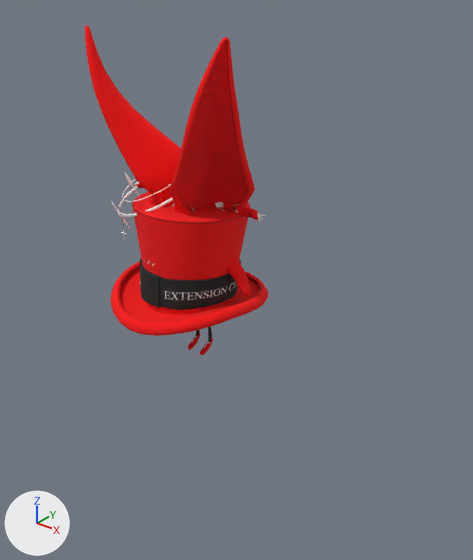
The glTF model docs/model/outfits/bunny.glb: old version first, new version second.
Camera for both pictures: a 50 mm lens placed at (6.45, -6.92, 4.89), pointed at (0.48, 0.55, 0.26). The lights are fixed; the arrows at lower left show +X, +Y and +Z. The picture after the commit comes second. Vertices at exactly the same position are counted once.

The first picture shows 'mesh_Attachable_sleeves_bunny', 'mesh_Bunny_Ear_bunny', 'mesh_Halo_bunny', 'mesh_Head_Item_Base_bunny', 'mesh_HighHeel_(Use_HighHeel_Shapekey)_bunny', 'mesh_Mini_Silk_Hat_bunny', 'mesh_Tights_bunny' and 1 more.
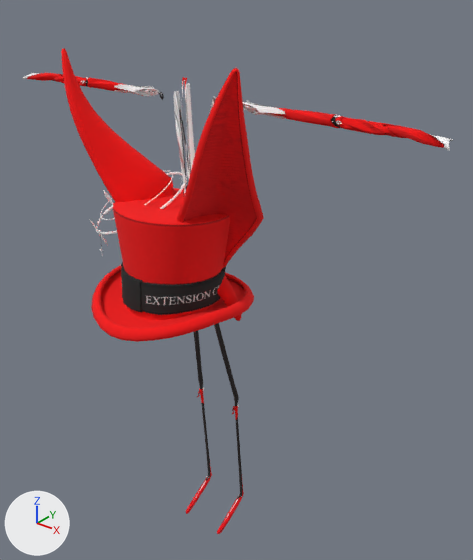
Location of each change, (x1, y1, x2, y2) in pixels of the pictures (473 x 560 px; the box of a moved part takes in the faces that stretch with it):
'mesh_Bunny_Ear_bunny', reshaped: before (85, 26, 255, 211); after (61, 48, 264, 268)
'mesh_Mini_Silk_Hat_bunny', moved: before (111, 192, 268, 336); after (91, 188, 254, 342)
'mesh_Attachable_sleeves_bunny', reshaped (227% wider, 98% taller): before (134, 182, 265, 221); after (22, 73, 453, 151)
'mesh_Tights_bunny', reshaped: before (195, 326, 212, 343); after (189, 323, 243, 531)
'mesh_Head_Item_Base_bunny', moved: before (226, 258, 250, 297); after (217, 275, 241, 321)
'mesh_Halo_bunny', moved: before (111, 172, 173, 234); after (90, 171, 187, 251)
'mesh_Shoulder_Frill_bunny', reshaped (not visible before): after (174, 91, 217, 193)
'mesh_HighHeel_(Use_HighHeel_Shapekey)_bunny', reshaped (127% wider, 165% taller): before (188, 330, 213, 355); after (186, 466, 244, 534)
'mesh_Detachable_collar_bunny', reshaped (not visible before): after (185, 83, 195, 177)
'mesh_Choker_Ribbon_bunny', reshaped (not visible before): after (181, 77, 187, 167)
part 1 of me_attachable_sleeves, deleted: before (134, 182, 265, 221)
part 2 of me_attachable_sleeves, added: after (22, 73, 161, 96)
part 3 of me_attachable_sleeves, added (red): after (243, 100, 453, 151)
part 9 of me_bunny_ear, moved or reshaped: before (85, 26, 181, 206); after (61, 48, 174, 202)
part 10 of me_bunny_ear, moved or reshaped: before (169, 37, 255, 211); after (177, 68, 264, 268)

Diff of the bpy script that builds the scene:
```diff
--- a/docs/model/outfits/bunny.glb.py
+++ b/docs/model/outfits/bunny.glb.py
@@ me_attachable_sleeves @@
-me_attachable_sleeves.from_pydata(...)  # 25246 vertices, 48578 faces; spans x -1.27..1.27, y 0.06..0.25, z 1.57..1.73
+me_attachable_sleeves.from_pydata(...)  # 30210 vertices, 48625 faces; spans x -3.88..3.88, y -0.01..0.3, z 3.04..3.21
+# me_attachable_sleeves part 1: 72 loose pieces with 24960 vertices, spanning x -1.27..1.27, y 0.06..0.25, z 1.57..1.73, are deleted
+# me_attachable_sleeves part 2: 15106 vertices added at x -3.88..-0.65, y -0.01..0.3, z 3.04..3.21
+# me_attachable_sleeves part 3: 14818 vertices added at x 0.65..3.88, y -0.01..0.3, z 3.04..3.21
+# other edits to the shape of me_attachable_sleeves do not show in these pictures
 me_attachable_sleeves.materials.append(mat_2)
@@ me_choker_ribbon @@
-me_choker_ribbon.from_pydata(...)  # 2484 vertices, 4132 faces; spans x -0.061..0.061, y -0.071..0.085, z 1.21..1.777
+me_choker_ribbon.from_pydata(...)  # 2929 vertices, 4132 faces; spans x -0.062..0.062, y -0.104..0.007, z 1.89..3.449
+# me_choker_ribbon part 4: 2484 vertices removed from x -0.061..0.061, y -0.071..0.085, z 1.21..1.777; 2929 vertices added at x -0.062..0.062, y -0.104..0.007, z 1.89..3.449
 me_choker_ribbon.materials.append(mat_1)
@@ me_detachable_collar @@
-me_detachable_collar.from_pydata(...)  # 1408 vertices, 2700 faces; spans x -0.047..0.047, y 0.056..0.159, z 1.457..1.778
+me_detachable_collar.from_pydata(...)  # 1639 vertices, 2700 faces; spans x -0.064..0.064, y 0.008..0.141, z 1.459..3.358
+# me_detachable_collar part 5: 1408 vertices removed from x -0.047..0.047, y 0.056..0.159, z 1.457..1.778; 1639 vertices added at x -0.064..0.064, y 0.008..0.141, z 1.459..3.358
 me_detachable_collar.materials.append(mat_1)
@@ me_highheel__use_highheel_shapekey @@
-me_highheel__use_highheel_shapekey.from_pydata(...)  # 3912 vertices, 7184 faces; spans x -0.186..0.186, y 0.002..0.313, z -1.036..-0.647
+me_highheel__use_highheel_shapekey.from_pydata(...)  # 3912 vertices, 7184 faces; spans x -0.46..0.46, y 0.048..0.838, z -4.985..-3.699
+# me_highheel__use_highheel_shapekey part 6: 3624 of 3912 vertices moved; they spanned x -0.186..0.186, y 0.002..0.313, z -1.036..-0.647 and now span x -0.46..0.46, y 0.048..0.838, z -4.985..-3.699; mean shift (0.0, 0.442, -3.695); largest move (-0.137, 0.005, -0.992) -> (-0.41, 0.051, -4.941)
+# other edits to the shape of me_highheel__use_highheel_shapekey do not show in these pictures
 me_highheel__use_highheel_shapekey.materials.append(mat_highheel)
@@ me_shoulder_frill @@
-me_shoulder_frill.from_pydata(...)  # 3212 vertices, 5714 faces; spans x -0.188..0.188, y 0.038..0.238, z 1.386..1.727
+me_shoulder_frill.from_pydata(...)  # 3772 vertices, 5714 faces; spans x -0.395..0.395, y 0.041..0.275, z 1.508..3.2
+# me_shoulder_frill part 7: 3212 vertices removed from x -0.188..0.188, y 0.038..0.238, z 1.386..1.727; 3772 vertices added at x -0.395..0.395, y 0.041..0.275, z 1.508..3.2
 me_shoulder_frill.materials.append(mat_harness_belt)
@@ me_tights @@
-me_tights.from_pydata(...)  # 3243 vertices, 6450 faces; spans x -0.21..0.21, y 0.01..0.31, z -1.01..1.07
+me_tights.from_pydata(...)  # 3246 vertices, 6450 faces; spans x -0.46..0.46, y 0.02..0.83, z -4.95..1.08
+# me_tights part 8: 353 vertices moved from x -0.17..0.17, y 0.02..0.22, z 0.07..1.07 to x -0.37..0.37, y 0.03..0.46, z -1.43..1.08; 1617 vertices removed from x -0.19..0.19, y 0.01..0.31, z -1.01..1.07; 1620 vertices added at x -0.46..0.46, y 0.02..0.83, z -4.95..1.08
 me_tights.materials.append(mat_shinra_tights_black)
@@ me_bunny_ear @@
-me_bunny_ear.from_pydata(...)  # 1730 vertices, 3452 faces; spans x -1.3..1.29, y -0.84..0.36, z 0.76..4.1
+me_bunny_ear.from_pydata(...)  # 1730 vertices, 3452 faces; spans x -1.63..1.6, y -1.03..0.17, z 0.46..3.79
+# me_bunny_ear part 9: the loose piece of 865 vertices spanning x -1.3..-0.03, y -0.84..0.36, z 0.76..4.1 is moved by (-0.32, -0.19, -0.3)
+# me_bunny_ear part 10: the loose piece of 865 vertices spanning x 0.02..1.29, y -0.84..0.36, z 0.76..4.1 is moved by (0.3, -0.19, -0.3)
 me_bunny_ear.materials.append(mat_item)
@@ me_halo @@
-me_halo.from_pydata(...)  # 2614 vertices, 4822 faces; spans x -1.31..0.3, y -0.81..0.71, z 1.07..2.25
+me_halo.from_pydata(...)  # 2614 vertices, 4822 faces; spans x -1.63..-0.03, y -1.0..0.52, z 0.77..1.95
+# me_halo part 11: the whole mesh is moved by (-0.32, -0.19, -0.3)
 me_halo.materials.append(mat_metal)
@@ me_head_item_base @@
-me_head_item_base.from_pydata(...)  # 175 vertices, 288 faces; spans x -1.12..1.11, y -0.13..0.25, z 0.36..1.17
+me_head_item_base.from_pydata(...)  # 175 vertices, 288 faces; spans x -1.13..1.1, y -0.33..0.06, z 0.01..0.83
+# me_head_item_base part 12: the whole mesh is moved by (-0.01, -0.19, -0.34)
 me_head_item_base.materials.append(mat_item)
@@ me_mini_silk_hat @@
-me_mini_silk_hat.from_pydata(...)  # 829 vertices, 1624 faces; spans x -1.22..1.26, y -1.34..1.17, z -0.04..1.68
+me_mini_silk_hat.from_pydata(...)  # 829 vertices, 1624 faces; spans x -1.23..1.25, y -1.71..0.8, z 0.03..1.75
+# me_mini_silk_hat part 13: the whole mesh is moved by (-0.01, -0.37, 0.07)
 me_mini_silk_hat.materials.append(mat_item)
```
